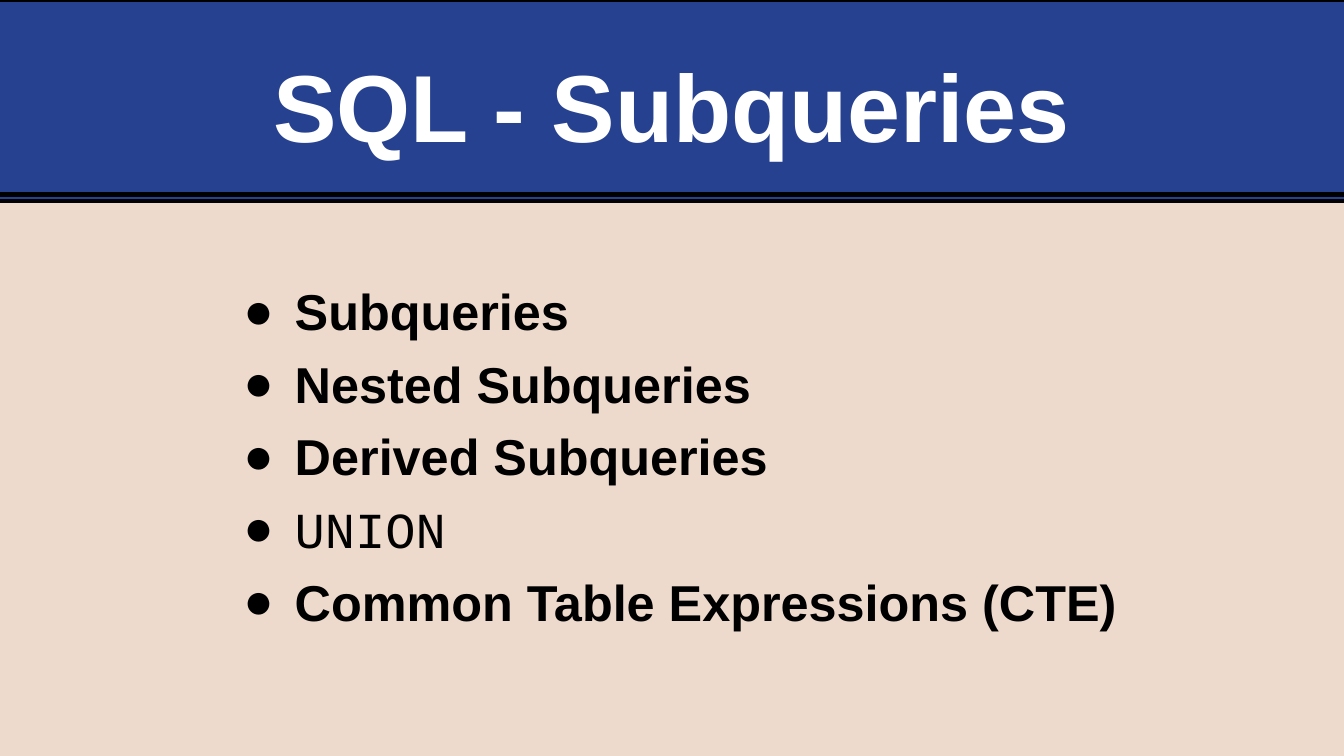
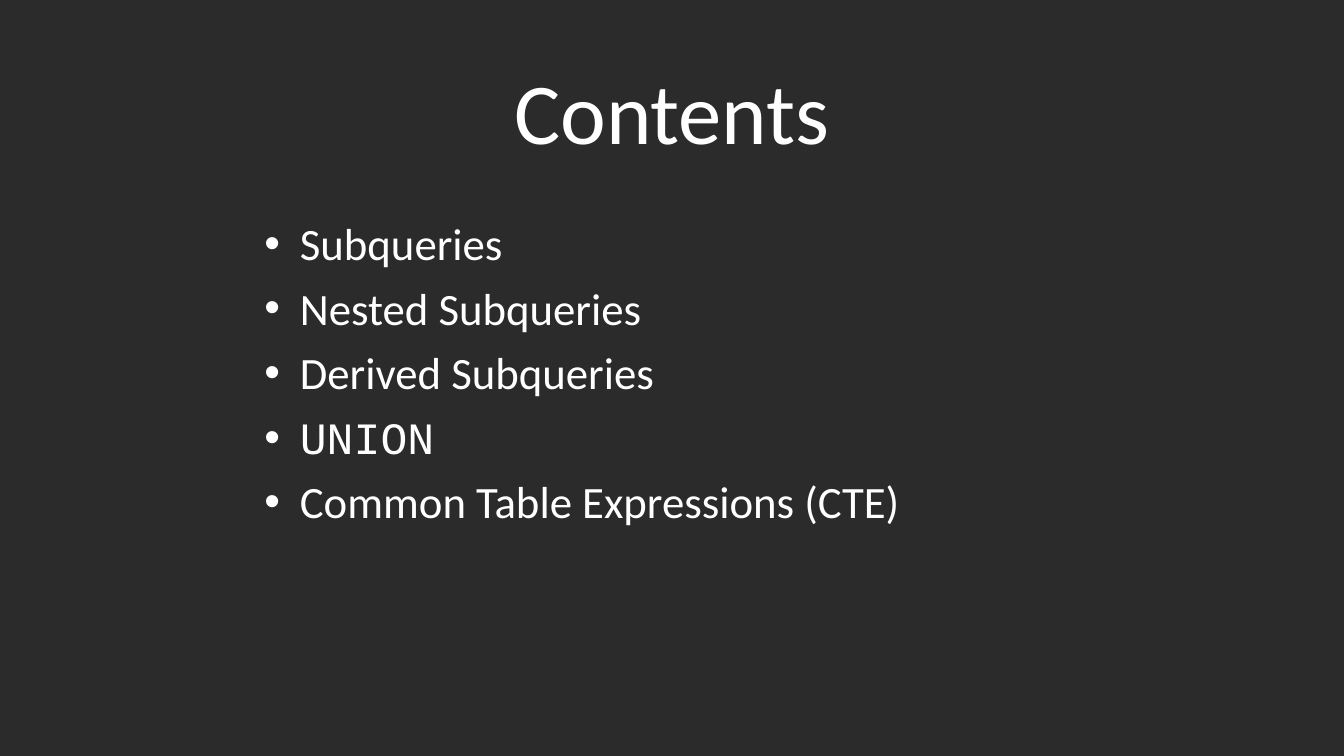
Before and after one commit to life-efficient/Data-Engineering, a slide deck: slide 2 of 2. SQL/5. Subqueries/5. SQL Subqueries.pptx (slide 1 before the commit). Drawn at 1344x756 pixels with LibreOffice and Linux fonts; fonts in the diff are those of the drawing; background and template pictures are left out; a plain dark background stands for a picture behind light text. Boxes give left, top, right and bottom in pixels: in the first picture for what was removed or moved away, otherwise in the second. Text is boxed around its words. In the diff, an @@ line names an element or a change of style, - is before the commit and + after.

```diff
--- a/2. SQL/5. Subqueries/5. SQL Subqueries.pptx
+++ b/2. SQL/5. Subqueries/5. SQL Subqueries.pptx
@@ background #EDDACC to picture (left out) @@
@@ rectangle removed at (0,0,1344,201) @@
@@ title at (514,87,829,145): text changed; size 68 to 61.9 pt; font Arial to Calibri; bold off @@
-SQL - Subqueries
+Contents
@@ line removed from (0, 195) to (1344, 195) @@
@@ text "Subqueries": place and size @@
-text "Subqueries" at (295,293,1116,630)
+text "Subqueries" at (300,229,899,526)
@@ text "Subqueries" at (300,229,899,526): size 36 to 32 pt, font Arial to Calibri, text colour #000000 to #FFFFFF, bold off; bullet ● to •; vertical alignment middle to top @@
```
Also in this commit, not shown: 10 other slides changed, 3 slides added, 2 slides removed, 9 other files.
